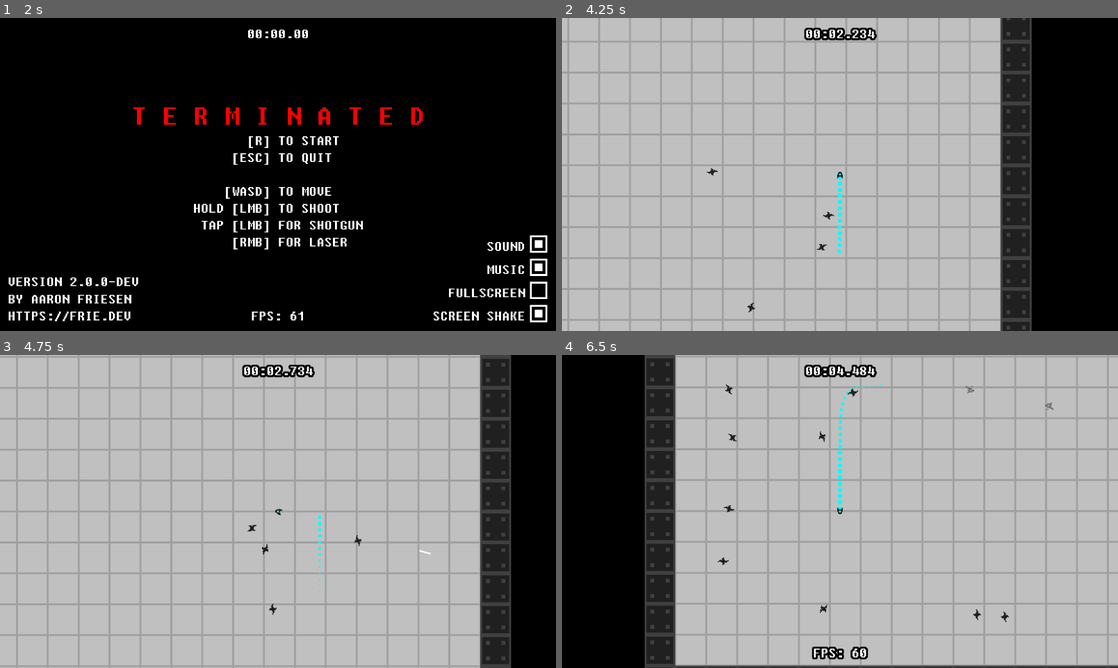
Above: before the commit, frames 1-4 (two rows, left to right).
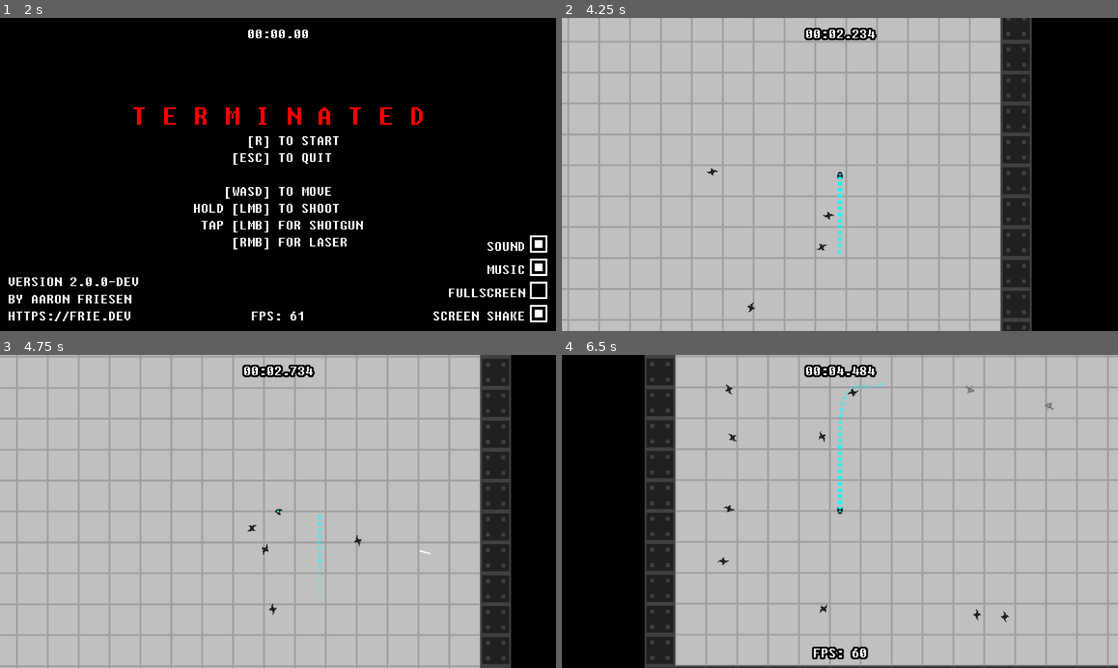
Above: after the commit, the same moments.

Repository: friedev/terminated
Game: Godot game, scene res://scenes/main.tscn
Two runs of this game, one before a commit and one after it. Both use one fixed random seed, a clock stepped at 60 frames per second and the inputs below. Sound files missing from this copy of the repository are replaced by a short silence.
Inputs (mouse positions are in pixels of both pictures, inside the frame that each line leads up to):
- Up to frame 1 (2 s): click (539, 243) at 0.52 s; tap Enter at 1.25 s; move the mouse to (400, 158) at 1.27 s; hold Right (right) from 1.28 s (still down); hold F (fps) from 1.28 s (still down)
- Up to frame 2 (4.25 s): tap R (restart) at 2 s; move the mouse to (728, 190) at 2.02 s; release Right (right) at 2.03 s; release F (fps) at 2.03 s; hold Down (down) 2.03-2.78 s; click (728, 190) at 2.1 s; move the mouse to (895, 105) at 2.77 s; hold Right (right) 2.78-3.53 s; hold Right mouse button (shoot2) 2.78-3.53 s; move the mouse to (812, 237) at 3.52 s; hold Up (up) from 3.53 s (still down); tap F (fps) at 3.6 s
- Up to frame 3 (4.75 s): move the mouse to (444, 558) at 4.27 s; release Up (up) at 4.28 s; press the mouse at (444, 558) at 4.28 s; hold Left (left) from 4.28 s (still down)
- Up to frame 4 (6.5 s): move the mouse to (673, 464) at 5.02 s; release the mouse at (673, 464) at 5.03 s; right-click (673, 464) at 5.1 s; move the mouse to (867, 511) at 5.77 s; release Left (left) at 5.78 s; hold Down (down) from 5.78 s (still down); hold F (fps) from 5.78 s (still down)

Frame 1 is identical in both runs. In frame 2, less than 0.1% of the frame differs, in the area x 49-51%, y 58-76%; in frame 3, 0.1%; in frame 4, 0.2%, in the area x 49-58%, y 8-42%.

Commit message:
Tweak appearance of fly particles

Diff:
--- a/scenes/player.tscn
+++ b/scenes/player.tscn
@@ -15,20 +15,18 @@
 [sub_resource type="CircleShape2D" id="1"]
 radius = 4.0
 
-[sub_resource type="Curve" id="Curve_0uwx5"]
-_data = [Vector2(0, 1), 0.0, 0.0, 0, 0, Vector2(1, 0), -2.0, 0.0, 0, 0]
-point_count = 2
+[sub_resource type="Gradient" id="Gradient_d2wvv"]
+colors = PackedColorArray(0, 1, 1, 1, 0, 1, 1, 0)
 
-[sub_resource type="CurveTexture" id="CurveTexture_bmt0r"]
-curve = SubResource("Curve_0uwx5")
+[sub_resource type="GradientTexture1D" id="GradientTexture1D_3v2ag"]
+gradient = SubResource("Gradient_d2wvv")
 
 [sub_resource type="ParticleProcessMaterial" id="13"]
-spread = 0.0
 gravity = Vector3(0, 0, 0)
 scale_min = 4.0
 scale_max = 4.0
-scale_curve = SubResource("CurveTexture_bmt0r")
 color = Color(0, 1, 1, 1)
+color_ramp = SubResource("GradientTexture1D_3v2ag")
 
 [node name="Player" type="CharacterBody2D" node_paths=PackedStringArray("sprite", "collision_shape", "weapon_cooldown_timer", "fly_cooldown_timer", "machine_gun", "shotgun", "laser", "fly_particles", "death_particles", "hurt_sound", "death_sound1", "death_sound2", "fly_sound", "reloading_sound")]
 collision_layer = 2
